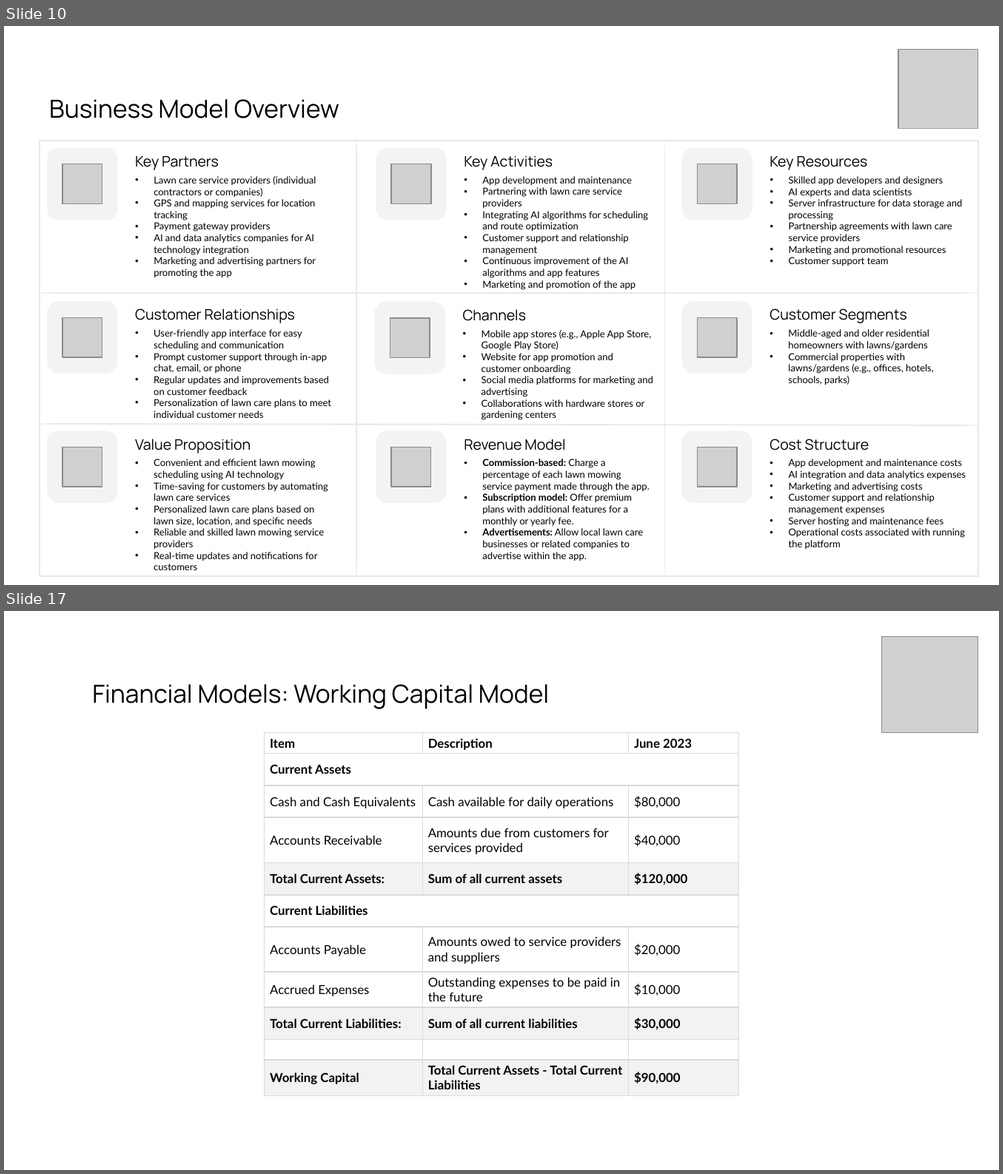
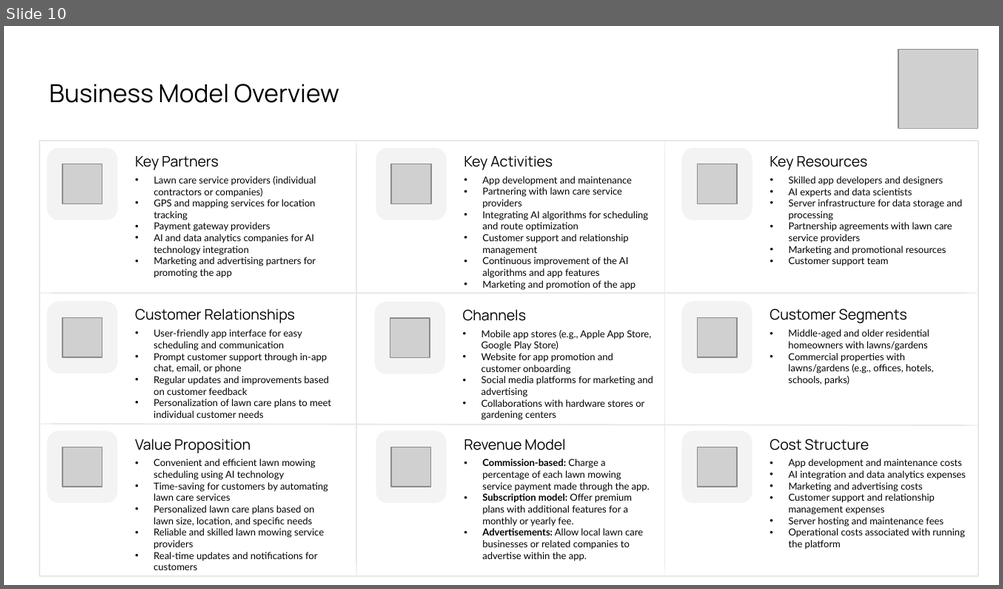
Before and after one commit to gasserahmed/VT-MIT, a slide deck: MGT5824-Tech-based Entrepreneurship/Assignments/Final Venture Concept Pitch/gasser18-final_pitch_slides.pptx. Shown one above the other, each under a label of ours: slides 10 and 17 before the commit, slide 10 after it; the slides between them are not shown. The pictures are 1003x1174 and 1003x589 pixels, drawn with LibreOffice and Linux fonts; fonts in the diff are those of the drawing; grey boxes stand for pictures. Boxes give left, top, right and bottom in pixels: in the first picture for what was removed or moved away, otherwise in the second. Text is boxed around its words. In the diff, an @@ line names an element or a change of style, - is before the commit and + after.

```diff
--- a/MGT5824-Tech-based Entrepreneurship/Assignments/Final Venture Concept Pitch/gasser18-final_pitch_slides.pptx
+++ b/MGT5824-Tech-based Entrepreneurship/Assignments/Final Venture Concept Pitch/gasser18-final_pitch_slides.pptx
@@ slide 17 removed at [4,611,999,1170], background #FFFFFF @@
@@ picture removed at [881,637,978,733] @@
@@ title removed at [92,684,549,709] @@
-Financial Models: Working Capital Model
@@ table removed at [264,733,739,1096], 11 rows, 3 columns @@
-Item | Description | June 2023
-Current Assets |  | 
-Cash and Cash Equivalents | Cash available for daily operations | $80,000
-Accounts Receivable | Amounts due from customers for services provided | $40,000
-Total Current Assets: | Sum of all current assets | $120,000
-Current Liabilities |  | 
-Accounts Payable | Amounts owed to service providers and suppliers | $20,000
-Accrued Expenses | Outstanding expenses to be paid in the future | $10,000
-Total Current Liabilities: | Sum of all current liabilities | $30,000
- |  | 
-Working Capital | Total Current Assets - Total Current Liabilities | $90,000
@@ slide 10 changed as well @@
@@ title "Business Model Overview": place and size @@
-title "Business Model Overview" at [49,99,339,118]
+title "Business Model Overview" at [49,84,339,103]
```
Also in this commit, not shown: 9 other slides changed, 1 slide added, 8 other slides removed, 1 other file.
